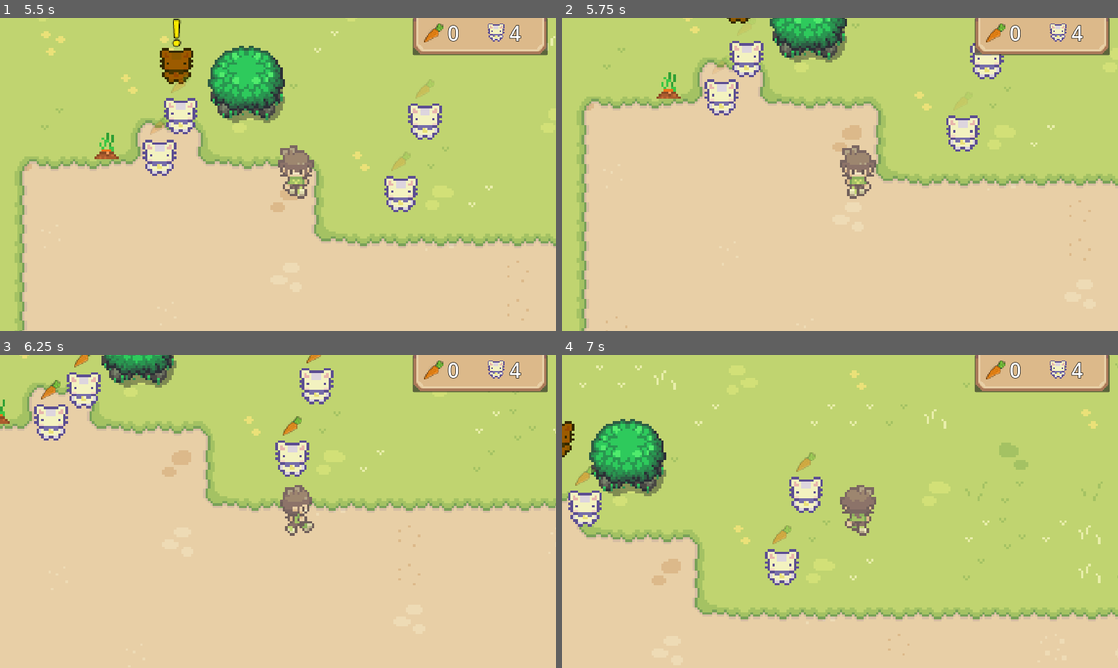
Above: before the commit, frames 1-4 (two rows, left to right).
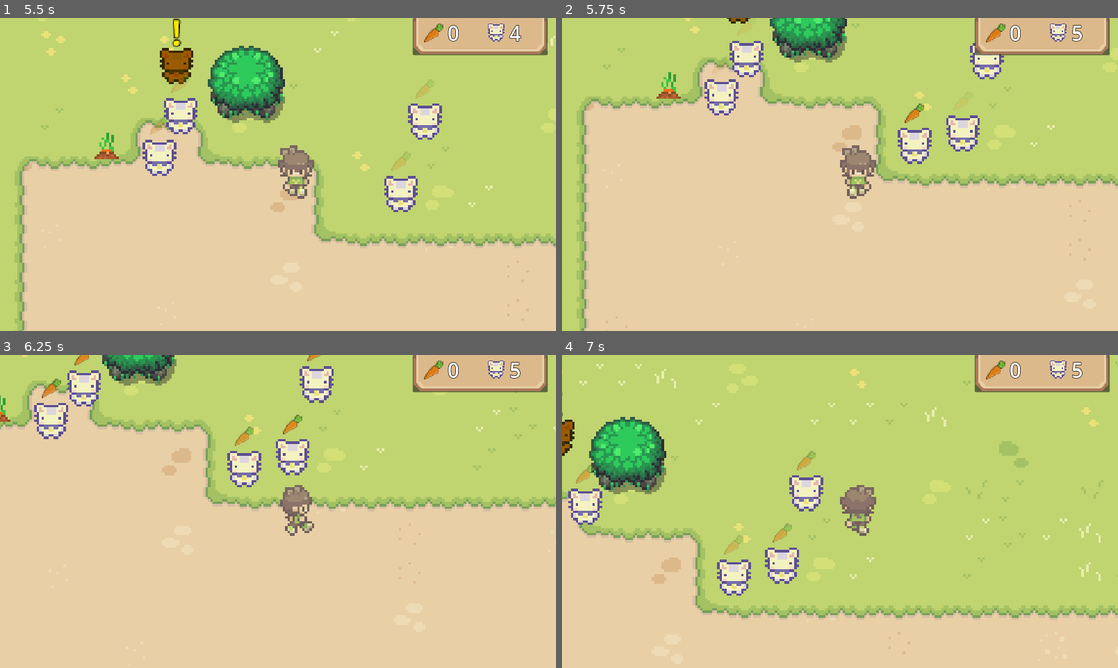
Above: after the commit, the same moments.

Repository: LukeRichardGoddard/GameJam2025
Game: Godot game, scene res://Scenes/GameScene/game_scene.tscn
Same seed, same stepped clock (60 frames per second), same inputs: the game is played once before the commit and once after it. Sound files missing from this copy of the repository are replaced by a short silence.
Inputs:
- Up to frame 1 (5.5 s): tap Enter at 0.5 s; hold D (move_right) 0.53-1.28 s; tap Space (interact) at 0.6, 1.25, 1.35, 2.1, 2.85, 3.6, 4.35, 5.1 s; hold S (move_down) 1.28-2.03 s; hold D (move_right) 2.03-2.78 s; hold W (move_up) 2.78-3.53 s; hold A (move_left) 3.53-5.03 s; hold S (move_down) from 5.03 s (still down)
- Up to frame 2 (5.75 s): keep holding S (move_down)
- Up to frame 3 (6.25 s): release S (move_down) at 5.78 s; hold D (move_right) from 5.78 s (still down); tap Space (interact) at 5.85 s
- Up to frame 4 (7 s): release D (move_right) at 6.53 s; hold W (move_up) from 6.53 s (still down); tap Space (interact) at 6.6 s

Frame 1 is identical in both runs. In frame 2, 0.7% of the frame differs, in the area x 60-94%, y 2-47%; in frame 3, 4.5%; in frame 4, 5.4%, in the area x 0-100%, y 2-96%.

Commit message:
new bunnies spawned in scene

Diff:
--- a/Scenes/GameScene/game_scene.gd
+++ b/Scenes/GameScene/game_scene.gd
@@ -5,11 +5,13 @@
 var bunny_scene: PackedScene = preload("res://Scenes/Bunny/bunny.tscn")
 
 func _ready() -> void:
+	bunny_loader()
 	if SceneManager.start_game:
 		for i in STARTING_BUNNIES:
 			new_bunny()
 		SceneManager.start_game = false
-	bunny_loader()
+	$NewBunnyTimer.wait_time = 5.0
+	$NewBunnyTimer.start()
 	if SceneManager.music_on:
 		SceneManager.outdoor_music.play()
 		SceneManager.outdoor_music.seek(SceneManager.outdoor_music_time)
@@ -23,7 +25,7 @@
 	new_bunny.position = Vector2(randi() % 16 * 10, randi() % 16 * 5)
 	new_bunny.spawn_position = new_bunny.position
 	new_bunny.name = "Bunny" + str(SceneManager.bunny_count)
-	SceneManager.bunnies.add_child(new_bunny)
+	$ObstacleLayer/Bunnies.add_child(new_bunny)
 	SceneManager.bunny_count += 1
 
 func bunny_loader():
@@ -42,3 +44,7 @@
 	if SceneManager.music_on:
 		SceneManager.outdoor_music_time = SceneManager.outdoor_music.get_playback_position()
 		SceneManager.outdoor_music.stop()
+
+
+func _on_new_bunny_timer_timeout() -> void:
+	new_bunny()
--- a/Scenes/GameScene/game_scene.tscn
+++ b/Scenes/GameScene/game_scene.tscn
@@ -994,3 +994,7 @@
 [node name="SceneEntrance" parent="." instance=ExtResource("6_lhg8j")]
 position = Vector2(-72, -8)
 player_spawn_position = Vector2(0, 52)
+
+[node name="NewBunnyTimer" type="Timer" parent="."]
+
+[connection signal="timeout" from="NewBunnyTimer" to="." method="_on_new_bunny_timer_timeout"]
--- a/Scenes/Plot/plot.tscn
+++ b/Scenes/Plot/plot.tscn
@@ -56,6 +56,7 @@
 [node name="GrowTimer" type="Timer" parent="."]
 
 [node name="ShortTimer" type="Timer" parent="."]
+wait_time = 0.5
 
 [connection signal="timeout" from="GrowTimer" to="." method="_on_grow_timer_timeout"]
 [connection signal="timeout" from="ShortTimer" to="." method="_on_short_timer_timeout"]
